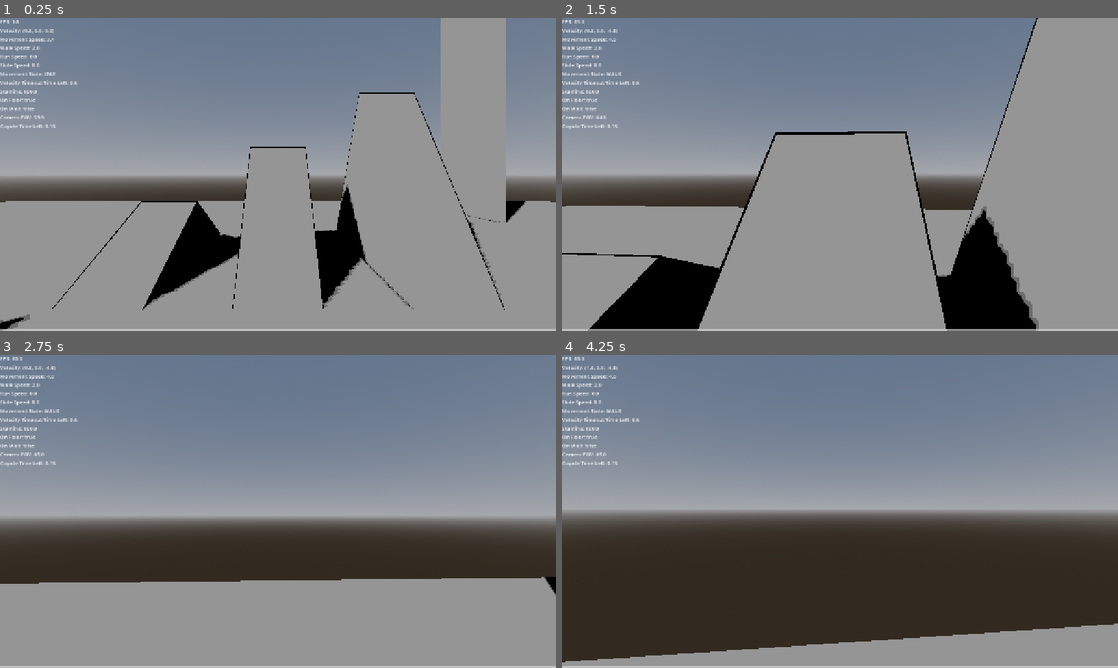
Above: before the commit, frames 1-4 (two rows, left to right).
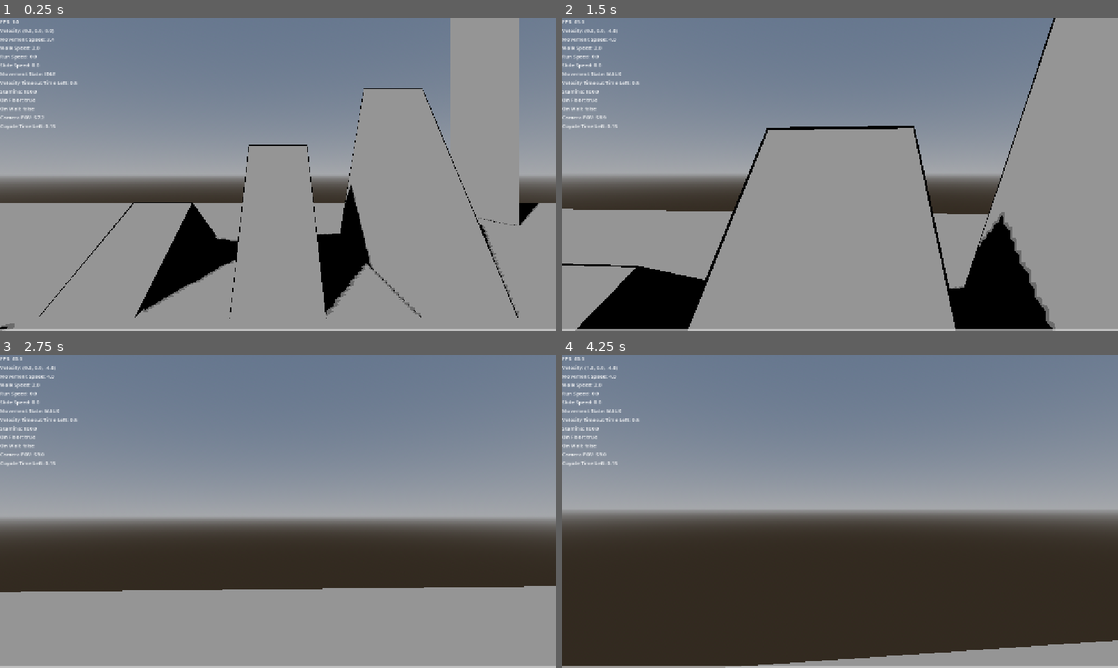
Above: after the commit, the same moments.

Repository: naxemis/multiplayer-fps
Game: Godot game, scene res://scenes/root/root.tscn
Two runs of this game, one before a commit and one after it. Both use one fixed random seed, a clock stepped at 60 frames per second and the inputs below.
Inputs (mouse positions are in pixels of both pictures, inside the frame that each line leads up to):
- Up to frame 1 (0.25 s): no input
- Up to frame 2 (1.5 s): move the mouse to (867, 174) at 0.52 s; hold W (forward) from 0.53 s (still down); tap Middle mouse button (free_look) at 0.6 s; tap Ctrl (change_wall_jump_direction) at 0.77 s; move the mouse to (812, 174) at 1.27 s; tap Shift (run) at 1.35 s
- Up to frame 3 (2.75 s): keep holding W (forward); tap Ctrl (change_wall_jump_direction) at 1.52 s; move the mouse to (289, 505) at 2.02 s; tap C (slide) at 2.1 s
- Up to frame 4 (4.25 s): keep holding W (forward); move the mouse to (834, 517) at 2.77 s; tap Middle mouse button (free_look) at 2.85 s; tap Ctrl (change_wall_jump_direction) at 3.02, 3.77 s; move the mouse to (878, 514) at 3.52 s; tap Shift (run) at 3.6 s

The runs differ from the first frame. In frame 1, 4.8% of the frame differs, in the area x 0-100%, y 0-100%; in frame 2, 7.1%, in the area x 0-89%, y 0-100%; in frame 3, 2.8%; in frame 4, 4.8%.

Commit message:
fix(camera_controller): anchor fov on default value at idle

Diff:
--- a/scripts/player/components/camera_controller.gd
+++ b/scripts/player/components/camera_controller.gd
@@ -48,7 +48,7 @@
 @export var free_look_return_speed: float = 12.5
 
 @export_category("Camera FOV")
-## Base camera field of view in degrees used when the player is stationary (after subtracting the walk/crouch baseline contribution).
+## Base camera field of view in degrees applied when the player is standing still.
 @export var default_camera_fov: float = 59.0
 ## Multiplier applied to [member MovementController.movement_speed] when computing the FOV boost.
 ## Larger values widen the FOV more aggressively while running/sliding.
@@ -138,9 +138,9 @@
 	_head.rotation = Vector3(_head_rotation.x, _head_rotation.y, 0.0)
 
 func _calculate_camera_fov(delta: float, movement_speed: float) -> void:
-	var base_camera_fov: float = default_camera_fov - (_movement_controller.walk_speed + _movement_controller.crouch_speed)
-	var fov_speed_buff: float = movement_speed * fov_speed_buff_factor
+	var idle_floor_speed: float = _movement_controller.walk_speed + _movement_controller.crouch_speed
+	var fov_speed_buff: float = (movement_speed - idle_floor_speed) * fov_speed_buff_factor
 
-	_camera_fov = base_camera_fov + fov_speed_buff
+	_camera_fov = default_camera_fov + fov_speed_buff
 
 	_camera.fov = lerpf(_camera.fov, _camera_fov, fov_interpolation_speed * delta)
--- a/scripts/player/components/input_handler.gd
+++ b/scripts/player/components/input_handler.gd
@@ -37,9 +37,10 @@
 ## Planar movement axis derived from the four directional actions.
 ## [code]x[/code] is right-minus-left.
 ## [code]y[/code] is back-minus-forward, kept Z-positive-backward to match [member MovementController._movement_directions]'s convention.
-var movement_axis: Vector2:
-	get: return Vector2(
+var movement_axis: Vector3:
+	get: return Vector3(
 		Input.get_action_strength(_ACTION_MOVE_RIGHT) - Input.get_action_strength(_ACTION_MOVE_LEFT),
+		0,
 		Input.get_action_strength(_ACTION_MOVE_BACK) - Input.get_action_strength(_ACTION_MOVE_FORWARD)
 	)
 
--- a/scripts/player/components/movement_controller.gd
+++ b/scripts/player/components/movement_controller.gd
@@ -282,9 +282,9 @@
 	slide_speed = clampf(slide_speed, 0.0, max_slide_speed)
 
 func _calculate_get_movement_directions() -> void:
-	var axis: Vector2 = _input_handler.movement_axis
+	var axis: Vector3 = _input_handler.movement_axis
 	_movement_directions.x = axis.x
-	_movement_directions.z = axis.y
+	_movement_directions.z = axis.z
 
 func _calculate_movement_inertia(delta) -> void:
 	match _player.is_on_floor():
